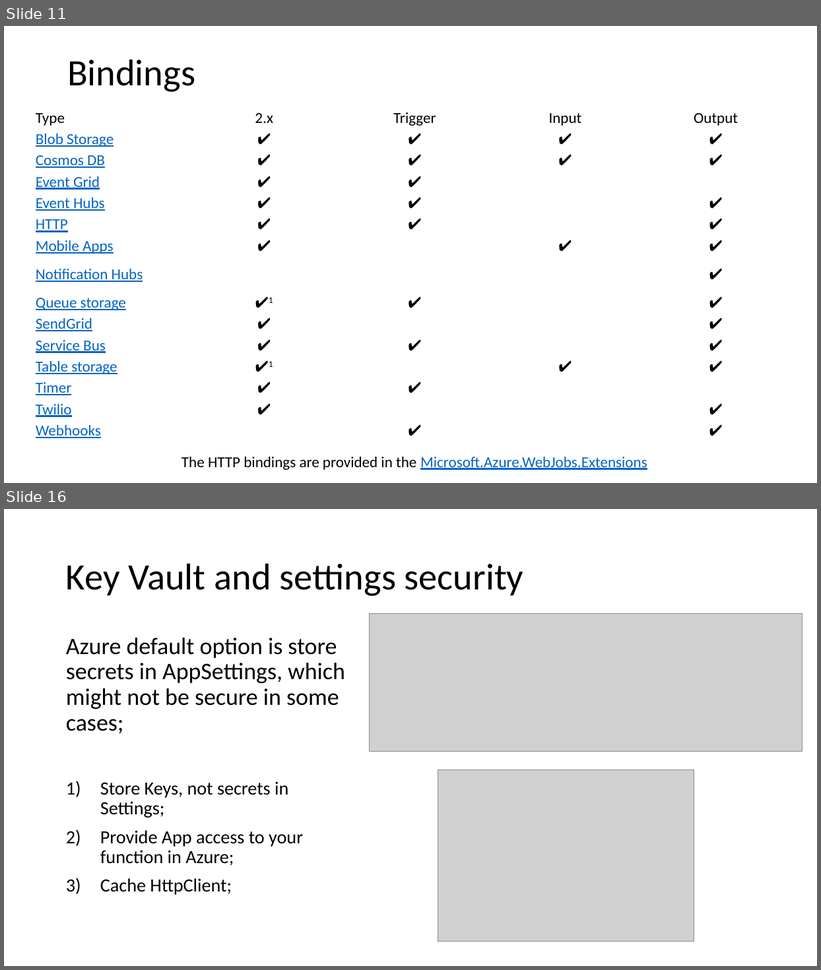
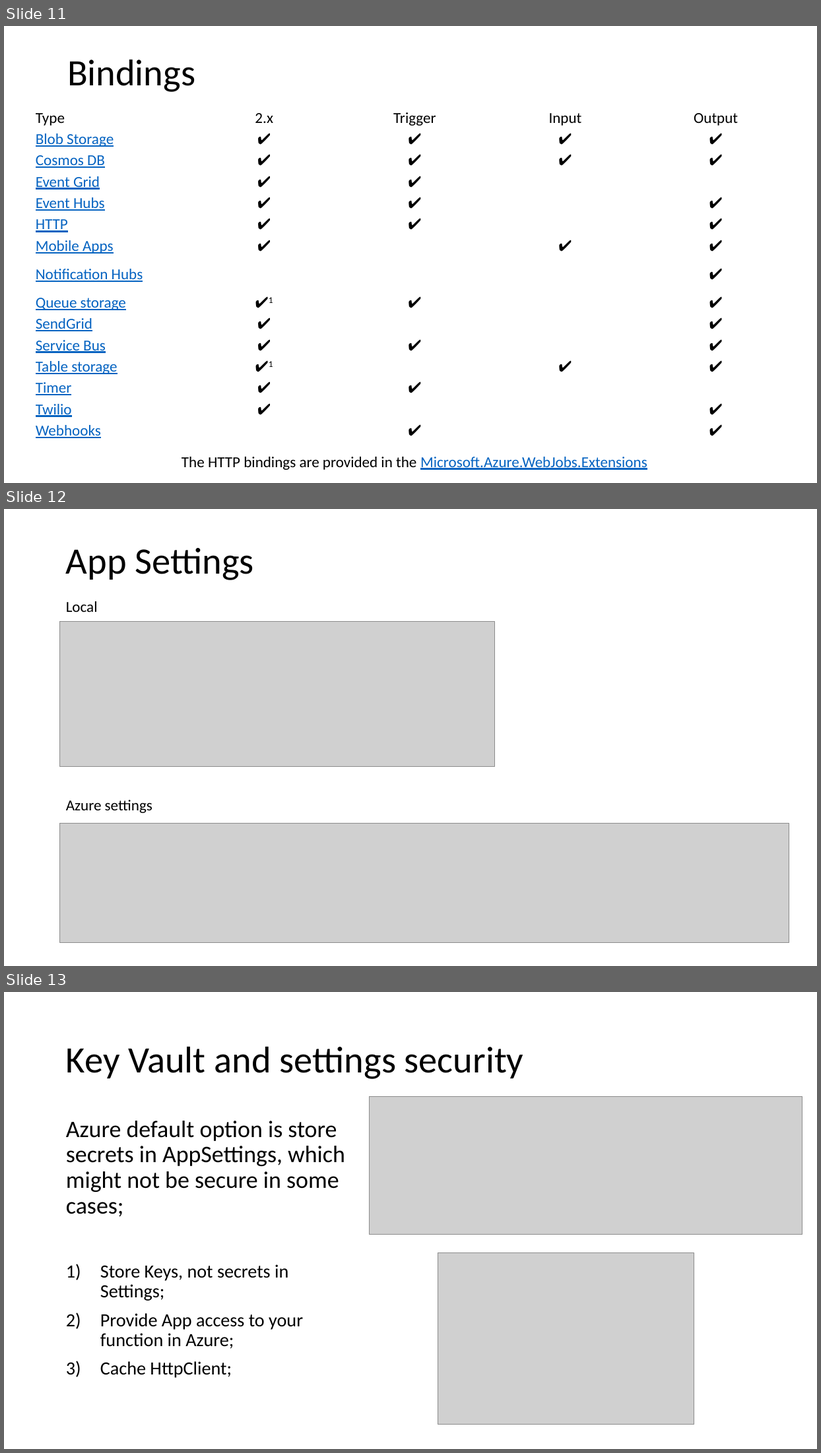
Before and after one commit to Dekorg/TrackApartmentsApp, a slide deck: Presentation/Azure Functions.pptx. Shown one above the other, each under a label of ours: slides 11 and 16 before the commit, slides 11, 12 and 13 after it; the slides between them are not shown. The pictures are 821x970 and 821x1453 pixels, drawn with LibreOffice and Linux fonts; fonts in the diff are those of the drawing; grey boxes stand for pictures. Boxes give left, top, right and bottom in pixels: in the first picture for what was removed or moved away, otherwise in the second. Text is boxed around its words. In the diff, an @@ line names an element or a change of style, - is before the commit and + after.

```diff
--- a/Presentation/Azure Functions.pptx
+++ b/Presentation/Azure Functions.pptx
@@ slide 12 added at [4,509,817,966], background #FFFFFF @@
@@ title added at [66,548,254,580], 44 pt, text #000000 @@
+App Settings
@@ text added at [66,601,98,612], 18 pt, text #000000 @@
+Local
@@ picture added at [60,622,496,767] @@
@@ text added at [66,800,152,813], 18 pt, text #000000 @@
+Azure settings
@@ picture added at [60,824,789,943] @@
@@ what was slide 16 is now slide 13 @@
```
Also in this commit, not shown: 1 slide changed, 2 other slides added, 1 slide removed, 9 other files.
